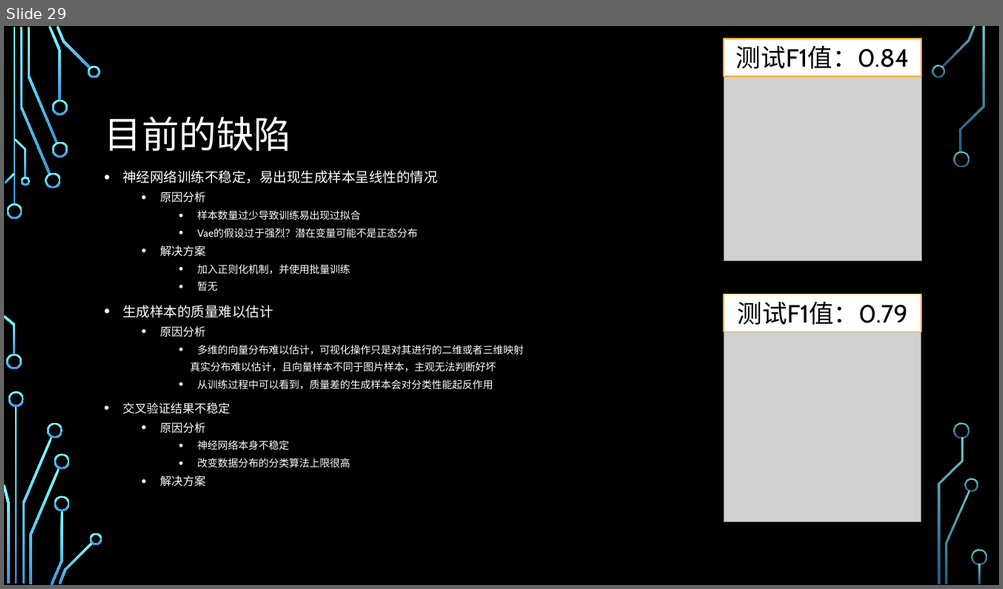
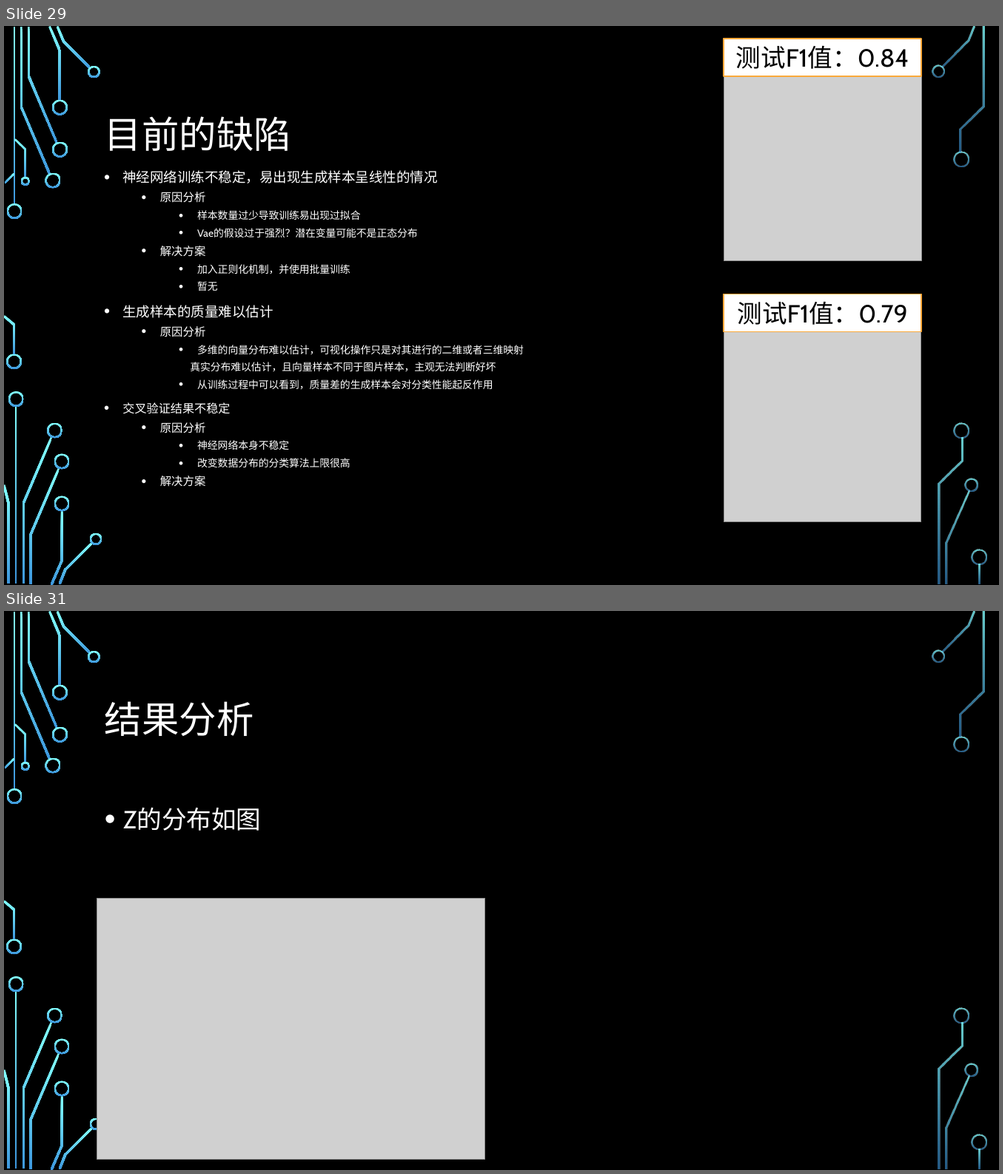
Before and after one commit to IqaHaziqah/on_the_way, a slide deck: aaon_the_way/a-mydoc/my model.pptx. Shown one above the other, each under a label of ours: slide 29 before the commit, slides 29 and 31 after it; the slides between them are not shown. The pictures are 1003x589 and 1003x1174 pixels, drawn with LibreOffice and Linux fonts; fonts in the diff are those of the drawing; grey boxes stand for pictures; background and template pictures are left out. Boxes give left, top, right and bottom in pixels: in the first picture for what was removed or moved away, otherwise in the second. Text is boxed around its words. In the diff, an @@ line names an element or a change of style, - is before the commit and + after.

```diff
--- a/aaon_the_way/a-mydoc/my model.pptx
+++ b/aaon_the_way/a-mydoc/my model.pptx
@@ slide 31 added at box(4, 611, 999, 1170), background picture (left out); not listed: 36 template elements that a slide beside it also shows @@
@@ title added at box(105, 701, 254, 736), 36 pt, text #FFFFFF @@
+结果分析
@@ text added at box(123, 808, 261, 831), 24 pt, text #FFFFFF @@
+• Z的分布如图
@@ picture added at box(97, 898, 485, 1159) @@
```
Also in this commit, not shown: 1 other slide added, 40 other files.
